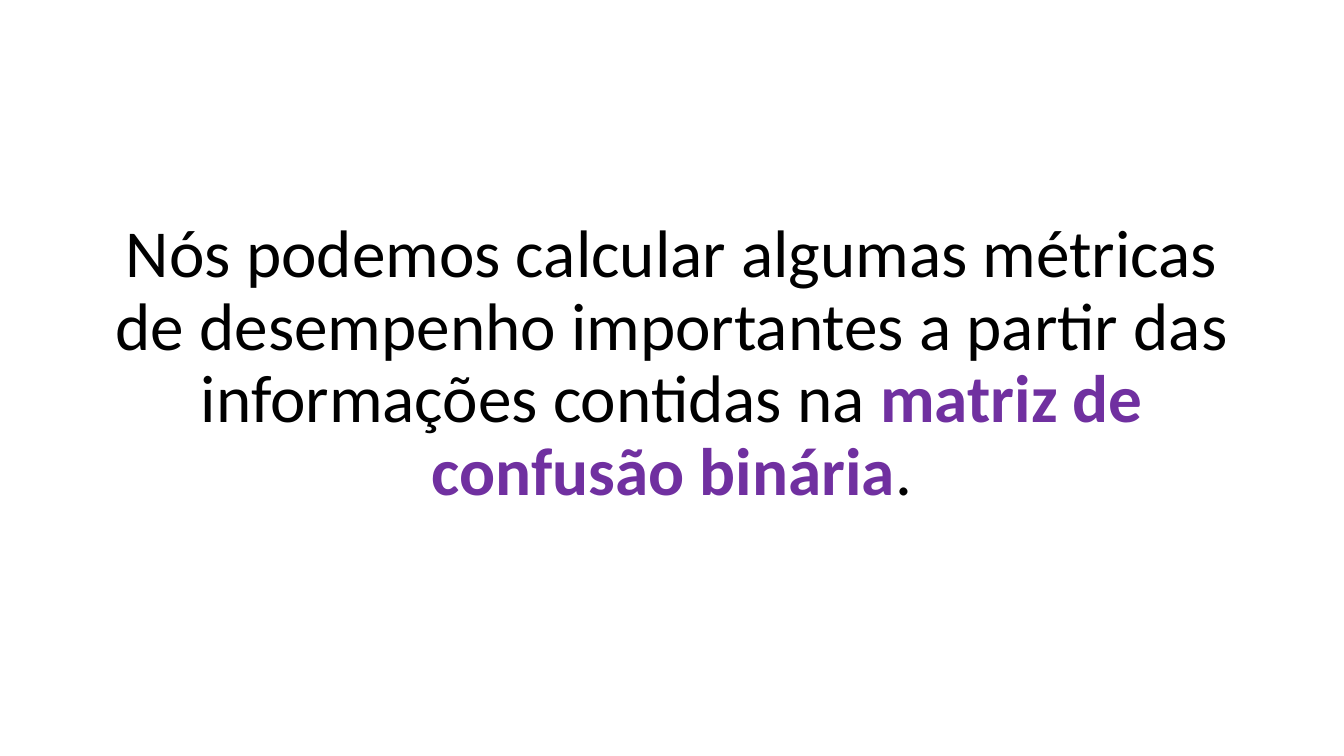
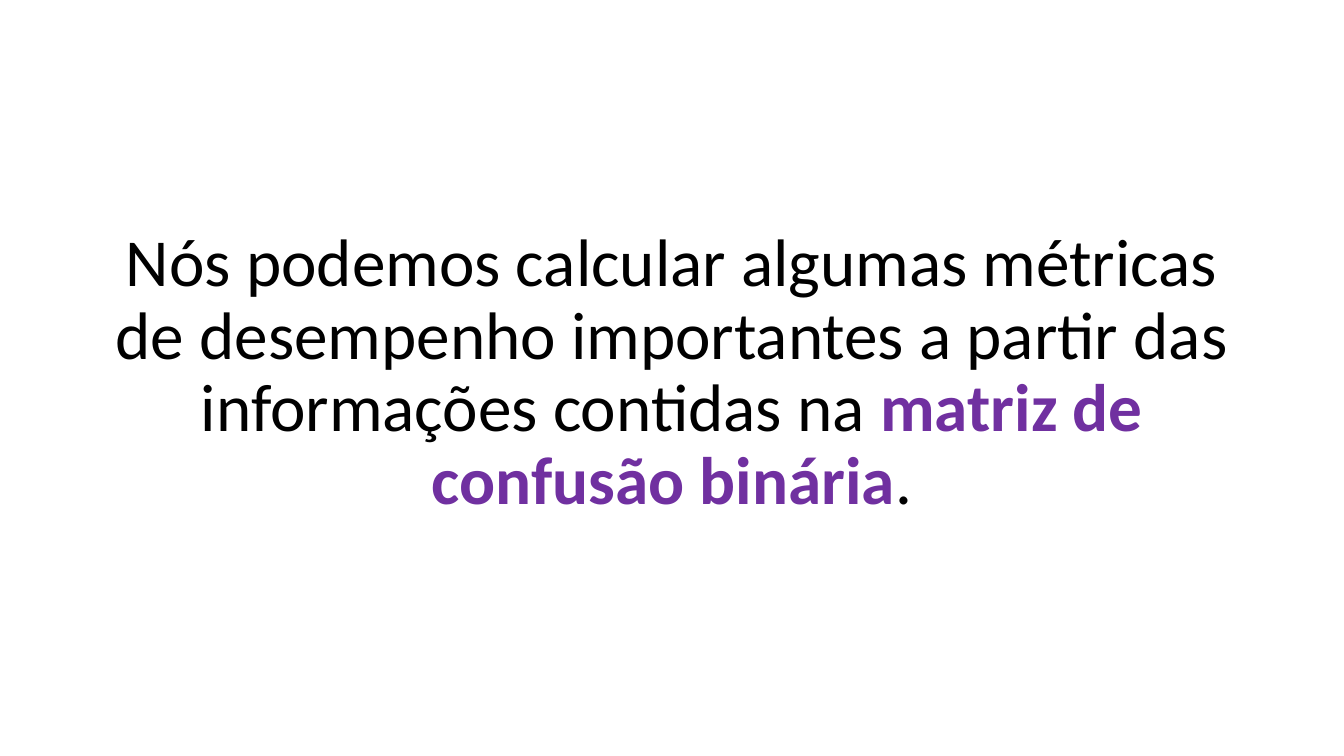
Before and after one commit to zz4fap/c24_inteligencia_artificial, a slide deck: slide 10 of slides/C24_Métricas_de_Classificação.pptx. Drawn at 1344x756 pixels with LibreOffice and Linux fonts; fonts in the diff are those of the drawing. Boxes give left, top, right and bottom in pixels: in the first picture for what was removed or moved away, otherwise in the second. Text is boxed around its words. In the diff, an @@ line names an element or a change of style, - is before the commit and + after.

```diff
--- a/slides/C24_Métricas_de_Classificação.pptx
+++ b/slides/C24_Métricas_de_Classificação.pptx
@@ text "Nós podemos calcular algumas métricas ...": place and size @@
-text "Nós podemos calcular algumas métricas ..." at (116,230,1228,496)
+text "Nós podemos calcular algumas métricas ..." at (116,239,1228,505)
```
Also in this commit, not shown: 15 other slides changed, 1 slide added, 2 other files.
